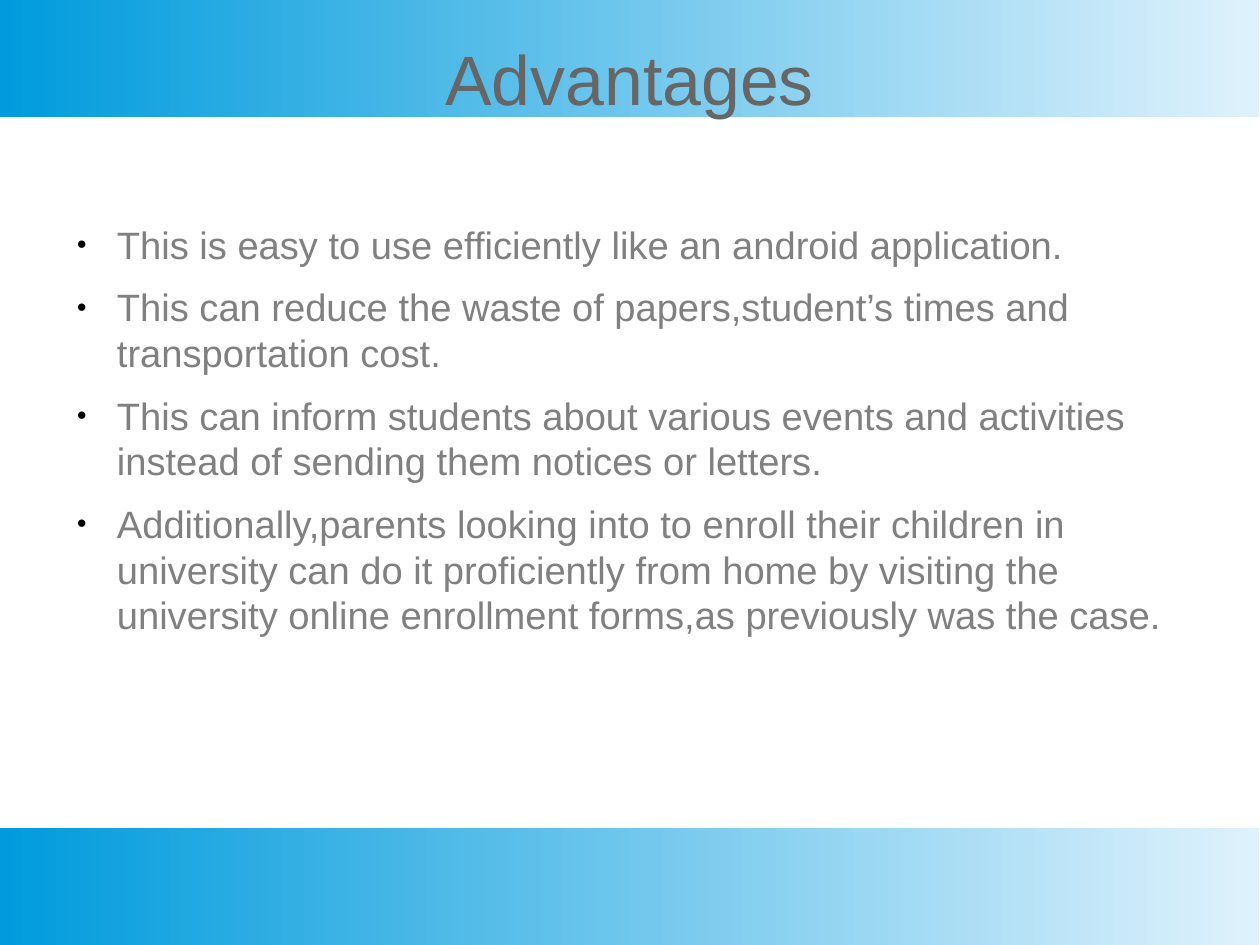
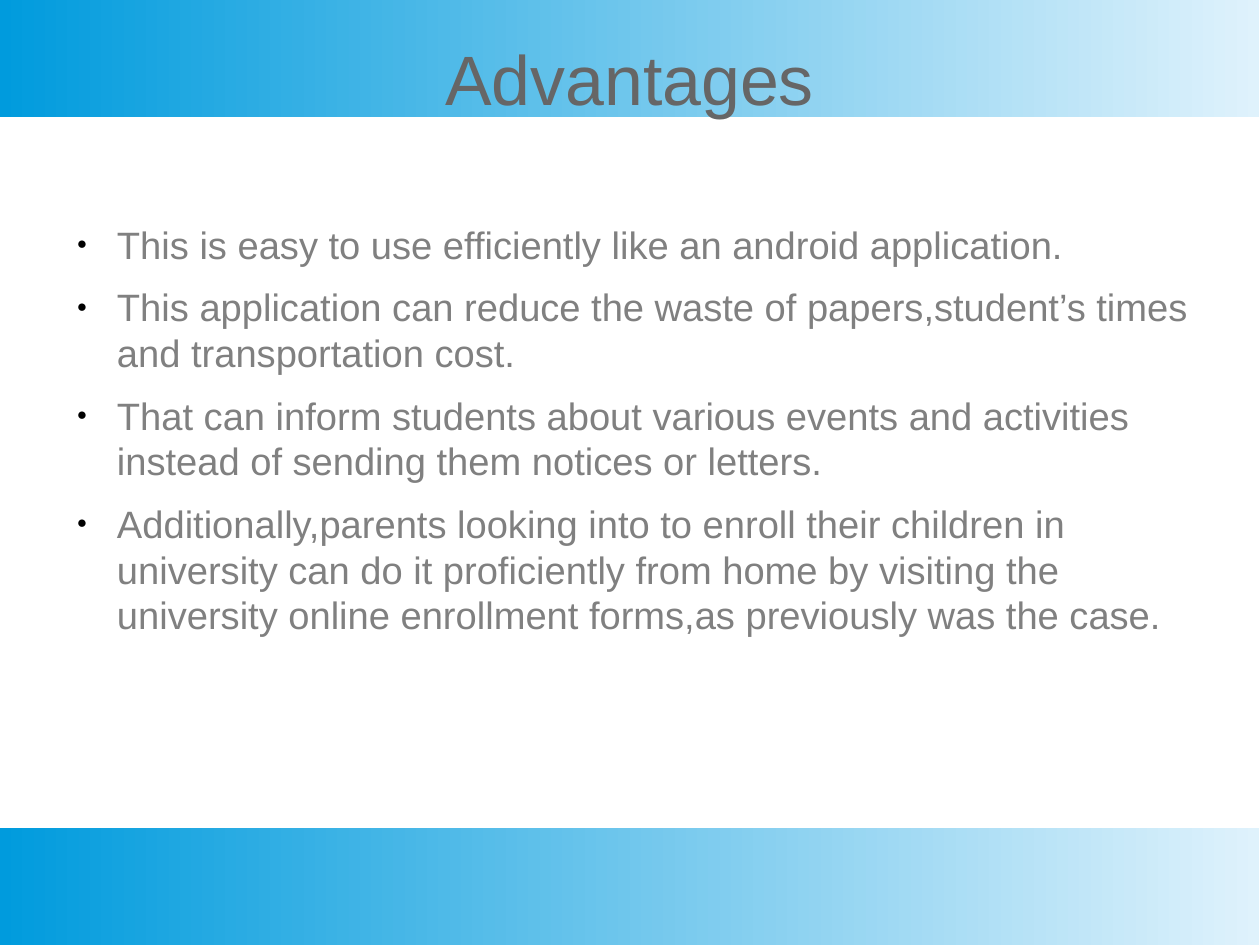
Before and after one commit to heinyekyaw/URSPPP, a slide deck: slide 7 of shout yay.pptx (slide 5 before the commit). Drawn at 1260x945 pixels with LibreOffice and Linux fonts; fonts in the diff are those of the drawing. Boxes give left, top, right and bottom in pixels: in the first picture for what was removed or moved away, otherwise in the second. Text is boxed around its words. In the diff, an @@ line names an element or a change of style, - is before the commit and + after.

```diff
--- a/shout yay.pptx
+++ b/shout yay.pptx
@@ text at <box>117,293,1187,483</box>: text changed @@
-● This can reduce the waste of papers,student’s times and transportation cost.
-● This can inform students about various events and activities instead of sending them notices or letters.
+● This application can reduce the waste of papers,student’s times and transportation cost.
+● That can inform students about various events and activities instead of sending them notices or letters.
```
Also in this commit, not shown: 4 other slides changed, 12 slides added.
